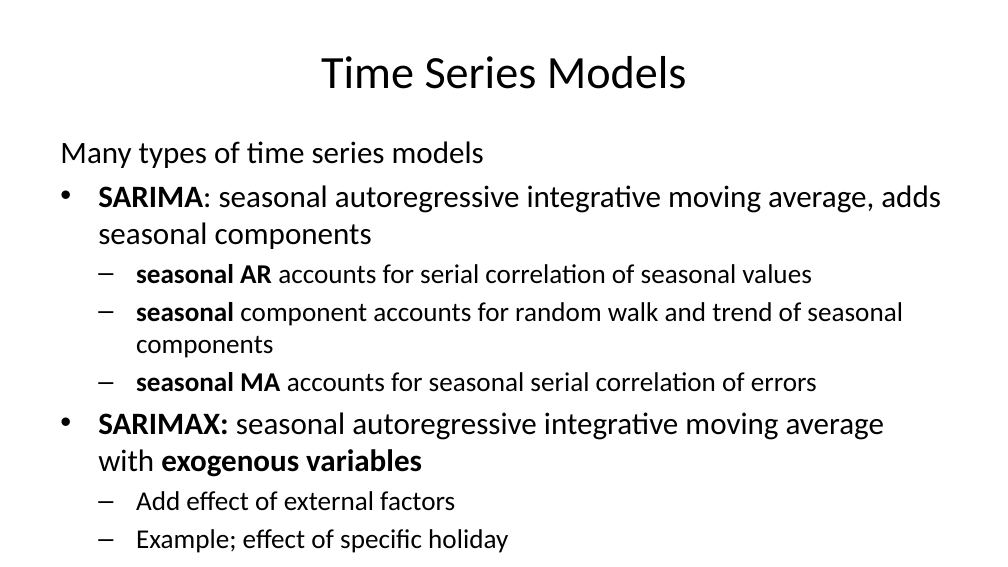
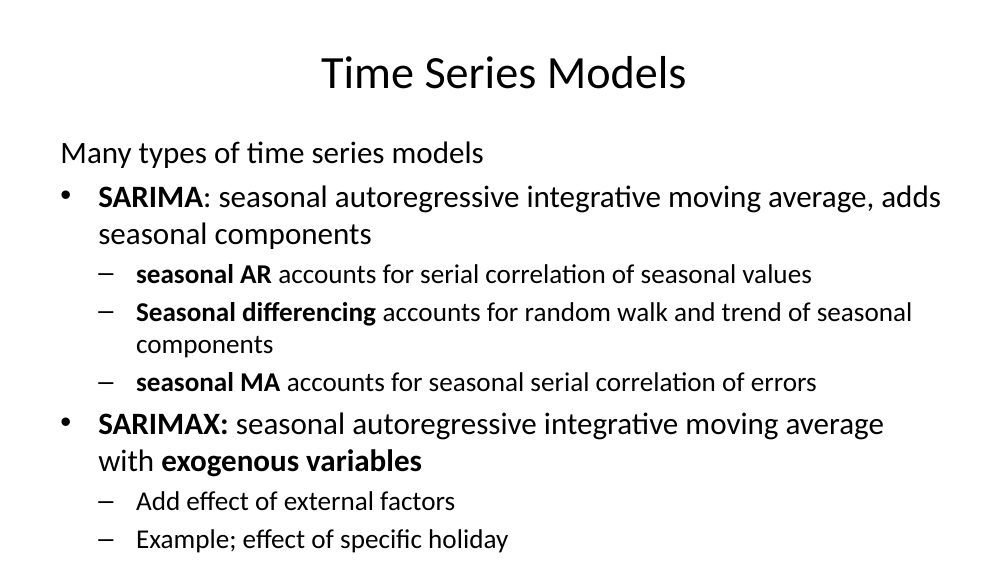
Before and after one commit to StephenElston/CSCI-E-83, a slide deck: slide 10 of LectureSlides/12_IntroductionToTimeSeriesForecasting.pptx. Drawn at 1008x567 pixels with LibreOffice and Linux fonts; fonts in the diff are those of the drawing. Boxes give left, top, right and bottom in pixels: in the first picture for what was removed or moved away, otherwise in the second. Text is boxed around its words. In the diff, an @@ line names an element or a change of style, - is before the commit and + after.

```diff
--- a/LectureSlides/12_IntroductionToTimeSeriesForecasting.pptx
+++ b/LectureSlides/12_IntroductionToTimeSeriesForecasting.pptx
@@ text at (136,302,913,358): text changed @@
-  – seasonal component accounts for random walk and trend of seasonal components
+  – Seasonal differencing accounts for random walk and trend of seasonal components
```
Also in this commit, not shown: 6 other slides changed, 1 slide added.
